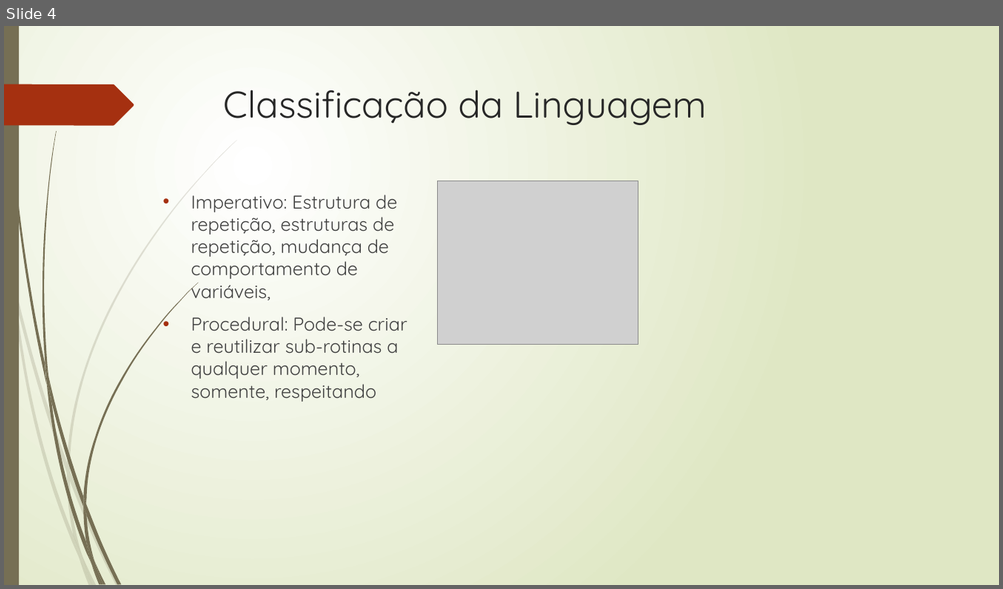
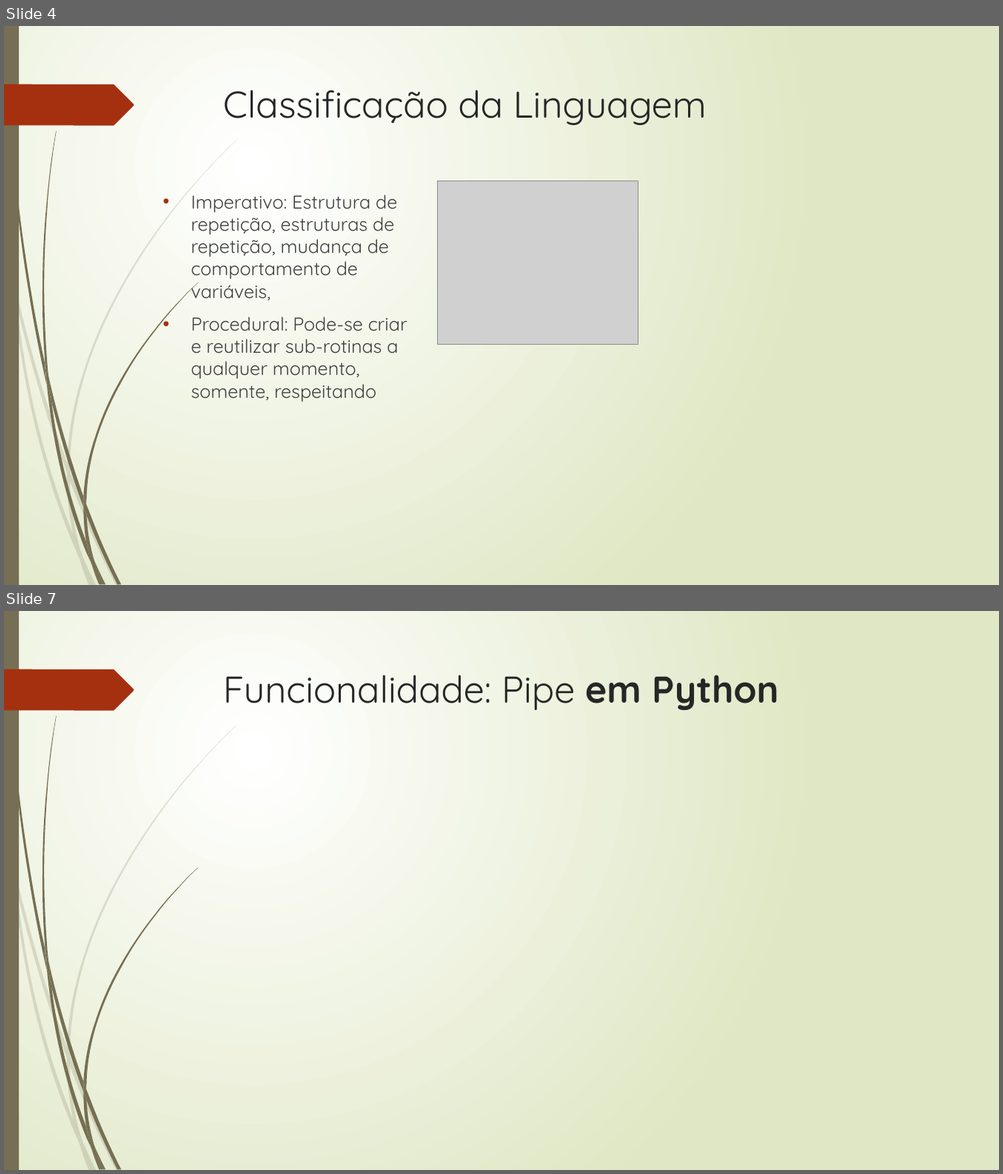
Before and after one commit to martins9/EDL, a slide deck: Tarefa-02/Apresentacao_EDL.pptx. Shown one above the other, each under a label of ours: slide 4 before the commit, slides 4 and 7 after it; the slides between them are not shown. The pictures are 1003x589 and 1003x1174 pixels, drawn with LibreOffice and Linux fonts; fonts in the diff are those of the drawing; grey boxes stand for pictures. Boxes give left, top, right and bottom in pixels: in the first picture for what was removed or moved away, otherwise in the second. Text is boxed around its words. In the diff, an @@ line names an element or a change of style, - is before the commit and + after.

```diff
--- a/Tarefa-02/Apresentacao_EDL.pptx
+++ b/Tarefa-02/Apresentacao_EDL.pptx
@@ slide 7 added at [4, 611, 999, 1170], background gradient #FFFFFF to #DFE8C4; not listed: 24 template elements that a slide beside it also shows @@
@@ title added at [223, 675, 779, 710], 36 pt, text #262626 @@
+Funcionalidade: Pipe em Python
```
Also in this commit, not shown: 4 other slides added, 1 other file.
